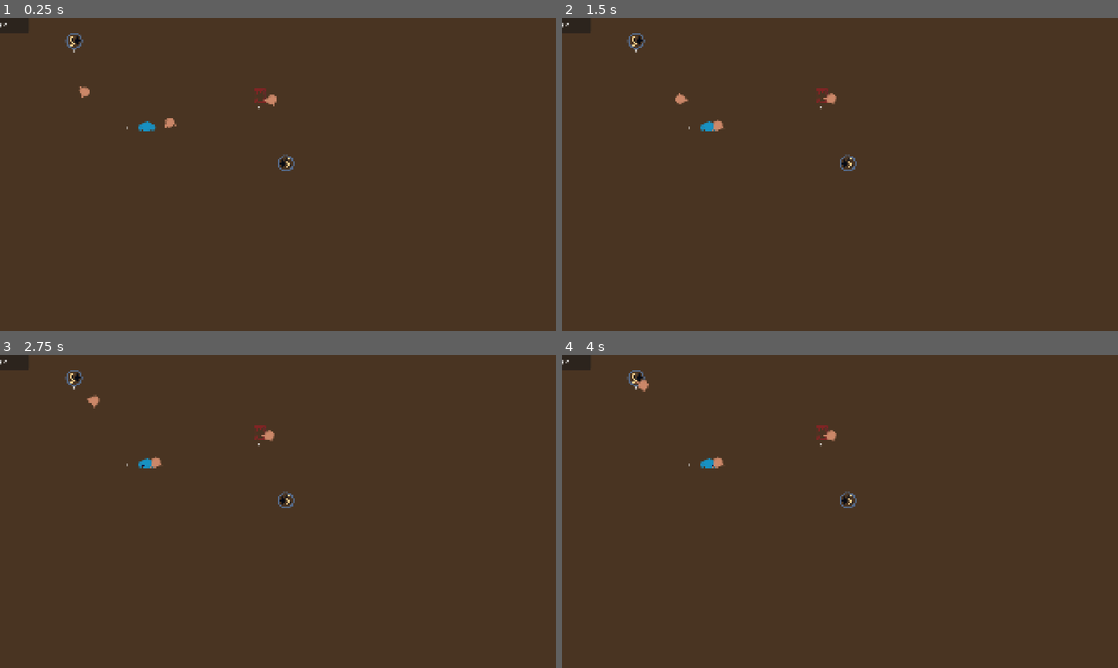
Above: before the commit, frames 1-4 (two rows, left to right).
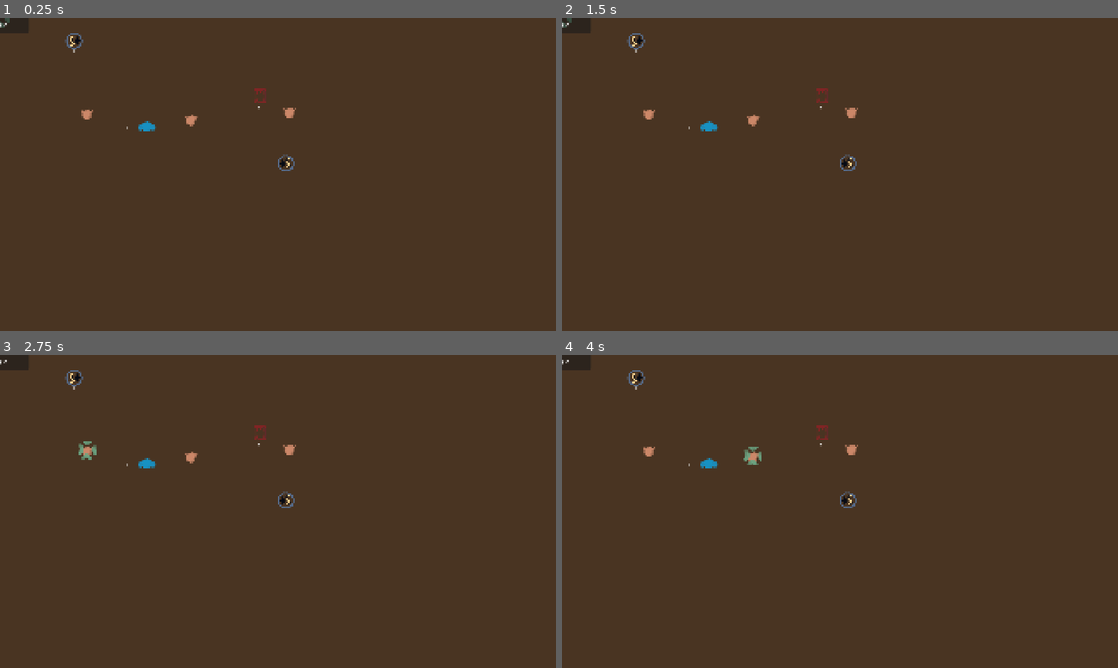
Above: after the commit, the same moments.

Repository: gp-it-be/chory
Game: Godot game, scene res://main/game.tscn
Two runs of this game, one before a commit and one after it. Both use one fixed random seed, a clock stepped at 60 frames per second and the inputs below.
Inputs (mouse positions are in pixels of both pictures, inside the frame that each line leads up to):
- Up to frame 1 (0.25 s): no input
- Up to frame 2 (1.5 s): move the mouse to (962, 158) at 0.52 s; hold C (abort_worker_task, bound only after the commit) 0.53-1.25 s; click (962, 158) at 0.8 s; drag from (728, 190) to (812, 237) at 1.27 s
- Up to frame 3 (2.75 s): move the mouse to (333, 442) at 2.02 s; hold Tab (select_next_worker, bound only after the commit) from 2.03 s (still down); click (333, 442) at 2.17 s; tap C (abort_worker_task, bound only after the commit) at 2.3 s
- Up to frame 4 (4 s): release Tab (select_next_worker, bound only after the commit) at 2.75 s; drag from (812, 574) to (673, 464) at 2.77 s; tap Enter at 3.5 s; move the mouse to (1006, 558) at 3.52 s; press the mouse at (1006, 558) at 3.53 s; tap Tab (select_next_worker, bound only after the commit) at 3.8 s

The runs differ from the first frame. In frame 1, 0.3% of the frame differs, in the area x 0-54%, y 0-36%; in frame 2, 0.3%; in frame 3, 0.4%; in frame 4, 0.4%, in the area x 13-54%, y 8-37%.
Error after the commit: Invalid call. Nonexistent function 'abort_task' in base 'Nil'. (res://workers.gd:26)

Commit message:
assiging tasks

Diff:
--- a/factory.gd
+++ b/factory.gd
@@ -10,8 +10,17 @@
 @onready var sale_point: SalePoint = $SalePoint
 @onready var buypoint: BuyPoint = $Buypoint
 
+@onready var controller: FactoryController = $Controller
 
 func _ready() -> void:
-	human.give_task(buypoint.as_provider(), processor.as_sink(), buypoint.as_position(), processor.as_position())
-	human2.give_task(processor.as_provider(), bin3.as_sink(), processor.as_position(), bin3.as_position())
-	human3.give_task(bin3.as_provider(), sale_point.as_sink(), bin3.as_position(), sale_point.as_position())
+	controller.task_execution_requested.connect(_give_task_to_worker)
+
+	#human.give_task(buypoint.as_provider(), processor.as_sink(), buypoint.as_position(), processor.as_position())
+	#human2.give_task(processor.as_provider(), bin3.as_sink(), processor.as_position(), bin3.as_position())
+	#human3.give_task(bin3.as_provider(), sale_point.as_sink(), bin3.as_position(), sale_point.as_position())
+
+func _give_task_to_worker(task: Human.MoveTask):
+	for human : Human in [human, human2, human3]:
+		if human._accepting_tasks():
+			human.give_task(task)
+			return
--- a/factory.tscn
+++ b/factory.tscn
@@ -6,6 +6,9 @@
 [ext_resource type="PackedScene" uid="uid://be0fwocc67ek1" path="res://machines/processor/processor.tscn" id="2_y1mhp"]
 [ext_resource type="PackedScene" uid="uid://c6wc31vacw71o" path="res://items/containers/buypoint/buypoint.tscn" id="3_br4io"]
 [ext_resource type="PackedScene" uid="uid://c3nei1h8al2ba" path="res://workers/human/human.tscn" id="3_y1mhp"]
+[ext_resource type="Script" uid="uid://dr7g0gkj3jhdt" path="res://workers.gd" id="6_h5ffw"]
+[ext_resource type="Texture2D" uid="uid://du72lytjcqdl7" path="res://selection.png" id="7_5iljq"]
+[ext_resource type="Script" uid="uid://ds8kjgnnpvxnm" path="res://factory_controller.gd" id="9_nb4f5"]
 
 [node name="Factory" type="Node2D" unique_id=329804466]
 script = ExtResource("1_qjjrk")
@@ -19,6 +22,12 @@
 size_flags_horizontal = 0
 mouse_filter = 1
 color = Color(0.28494582, 0.2046169, 0.1330407, 1)
+
+[node name="Controller" type="Node2D" parent="." unique_id=1605500241]
+script = ExtResource("9_nb4f5")
+
+[node name="TaskLine" type="Line2D" parent="Controller" unique_id=1036842692]
+position = Vector2(-1, 0)
 
 [node name="SalePoint" parent="." unique_id=903017345 instance=ExtResource("2_br4io")]
 position = Vector2(986, 498)
@@ -35,6 +44,12 @@
 position = Vector2(901, 267)
 
 [node name="Workers" type="Node2D" parent="." unique_id=1776649459]
+script = ExtResource("6_h5ffw")
+
+[node name="Selection" type="Node2D" parent="Workers" unique_id=76209110]
+
+[node name="Selection2" type="Sprite2D" parent="Workers/Selection" unique_id=1693518090]
+texture = ExtResource("7_5iljq")
 
 [node name="Human" parent="Workers" unique_id=1770626819 instance=ExtResource("3_y1mhp")]
 position = Vector2(301, 328)
--- /dev/null
+++ b/factory_controller.gd
@@ -0,0 +1,97 @@
+class_name FactoryController extends Node2D
+
+signal task_execution_requested(task: Human.MoveTask)
+@onready var task_line: Line2D = $TaskLine
+static var _instance : FactoryController
+var _containers : Array = []
+
+func _ready():
+	_instance = self
+	print(null != null)
+
+var _dragging := false
+var _start_container:
+	set(value):
+		if _start_container != value: _start_container_updating(_start_container, value)
+		_start_container = value
+
+var _end_location:#:Vector2?
+	set(value):
+		_end_location_updating(value)
+		_end_location = value
+
+var _end_container:
+	set(value):
+		#print(_end_container,"and",  value, " are equal? ", _end_container != value)
+		if _end_container != value: _end_container_updating(_end_container, value)
+		_end_container = value
+
+func _unhandled_input(event: InputEvent) -> void:
+	if event is InputEventMouse and event.is_action_pressed("click"):
+		_start_container = _find_nearby(event.global_position)
+		_dragging = _start_container != null
+		_end_location = null
+		_end_container = null
+
+	if event.is_action_released("click"):
+		_dragging = false
+		if _start_container and _end_container:
+			assert(_start_container.has_method("as_provider") and _end_container.has_method("as_sink"), "Should probably keep containers in 2 lists and only allow starting from providers")
+			task_execution_requested.emit(
+				Human.MoveTask.new(_start_container.as_provider(), _end_container.as_sink(), _start_container.as_position(), _end_container.as_position())
+			)
+		_start_container = null
+		_end_location = null
+		_end_container = null
+
+	if _dragging and event is InputEventMouseMotion:
+		_end_container = _find_nearby(event.global_position)
+		if _end_container:
+			_end_location = _end_container.global_position
+		else:
+			_end_location = event.global_position
+
+	#_update_ui()
+
+func _start_container_updating(previous, new):
+	if previous:
+		pass
+		#print("TODO unselect start")
+	if new:
+		pass
+		#print("TODO select start")
+
+func _end_container_updating(previous, new):
+	if previous:
+		pass
+		#print("TODO unselect end ")
+	if new:
+		pass
+		#print("TODO select end ", new)
+
+func _end_location_updating(new):
+	if new:
+		assert(_start_container != null)
+		var from = _start_container.global_position
+		var to = new
+		_update_line(from, to)
+	else:
+		_clear_line()
+
+func _clear_line():
+	task_line.clear_points()
+
+func _update_line(from: Vector2, to: Vector2):
+	task_line.clear_points()
+	task_line.add_point(from)
+	task_line.add_point(to)
+
+static func register_container(object):
+	_instance._containers.append(object)
+
+
+func _find_nearby(global_pos: Vector2):
+	for container in _containers:
+		if container.global_position.distance_squared_to(global_pos) < 1000:
+			return container
+	return null
--- a/items/containers/bin/bin.gd
+++ b/items/containers/bin/bin.gd
@@ -13,6 +13,7 @@
 		$Debug.text = str(value)
 		)
 	_stock.add(start_count, _item_type)
+	FactoryController.register_container(self)
 
 func as_provider():
 	return ItemProvider.wrap(_stock)
--- a/items/containers/buypoint/buypoint.gd
+++ b/items/containers/buypoint/buypoint.gd
@@ -12,6 +12,7 @@
 	if event is InputEventMouseButton and event.is_pressed():
 		if event.button_index == MouseButton.MOUSE_BUTTON_LEFT:
 			if event.global_position.distance_squared_to(global_position) < 1000:
+				get_viewport().set_input_as_handled()
 				$UI.show()
 
 func _ready() -> void:
@@ -22,6 +23,7 @@
 	_update_debug()
 	$UI.buy_requested.connect(buy)
 	_stock.add(1, Items.ItemType.FOO)
+	FactoryController.register_container(self)
 
 func buy():
 	##TODO de-prototype
--- a/items/containers/salepoint/salepoint.gd
+++ b/items/containers/salepoint/salepoint.gd
@@ -4,6 +4,7 @@
 var _sink = ItemSink.wrap(self)
 
 func _ready() -> void:
+	FactoryController.register_container(self)
 	pass
 
 func as_sink():
--- a/machines/processor/processor.gd
+++ b/machines/processor/processor.gd
@@ -41,6 +41,7 @@
 	update_debug()
 	_input_pile.stock_changed.connect(func(_a): update_debug())
 	_output_pile.stock_changed.connect(func(_a): update_debug())
+	FactoryController.register_container(self)
 
 #For the outside world, the input of the processor is where they can output the ingredients
 func as_sink():
--- a/project.godot
+++ b/project.godot
@@ -27,6 +27,24 @@
 window/size/initial_position=Vector2i(0, 4000)
 window/stretch/mode="canvas_items"
 
+[input]
+
+select_next_worker={
+"deadzone": 0.2,
+"events": [Object(InputEventKey,"resource_local_to_scene":false,"resource_name":"","device":-1,"window_id":0,"alt_pressed":false,"shift_pressed":false,"ctrl_pressed":false,"meta_pressed":false,"pressed":false,"keycode":0,"physical_keycode":4194306,"key_label":0,"unicode":0,"location":0,"echo":false,"script":null)
+]
+}
+abort_worker_task={
+"deadzone": 0.2,
+"events": [Object(InputEventKey,"resource_local_to_scene":false,"resource_name":"","device":-1,"window_id":0,"alt_pressed":false,"shift_pressed":false,"ctrl_pressed":false,"meta_pressed":false,"pressed":false,"keycode":0,"physical_keycode":67,"key_label":0,"unicode":99,"location":0,"echo":false,"script":null)
+]
+}
+click={
+"deadzone": 0.2,
+"events": [Object(InputEventMouseButton,"resource_local_to_scene":false,"resource_name":"","device":-1,"window_id":0,"alt_pressed":false,"shift_pressed":false,"ctrl_pressed":false,"meta_pressed":false,"button_mask":1,"position":Vector2(293, 29),"global_position":Vector2(312, 125),"factor":1.0,"button_index":1,"canceled":false,"pressed":true,"double_click":false,"script":null)
+]
+}
+
 [physics]
 
 3d/physics_engine="Jolt Physics"
--- /dev/null
+++ b/workers.gd
@@ -0,0 +1,26 @@
+class_name Workers extends Node2D
+
+
+var _workers: Array[Human]
+
+var _selected_worker_index := -1
+var _selected_worker = null
+
+@onready var selection_marker: Node2D = $Selection
+
+
+func _ready() -> void:
+	_workers.append($Human)
+	_workers.append($Human2)
+	_workers.append($Human3)
+
+##TODO dit is nogal prototyperig. Ergens globaler de input regelen?
+func _unhandled_input(event: InputEvent) -> void:
+	if event.is_action_pressed("select_next_worker"):
+		if _selected_worker:
+			selection_marker = _selected_worker.get_node("Selection")
+		_selected_worker_index = wrapi(_selected_worker_index +1, 0, _workers.size())
+		_selected_worker = _workers[_selected_worker_index]
+		selection_marker.reparent(_selected_worker,false)
+	if event.is_action_pressed("abort_worker_task"):
+		_selected_worker.abort_task()
--- a/workers/human/human.gd
+++ b/workers/human/human.gd
@@ -12,9 +12,14 @@
 
 #Not satisfied with ItemProvider and GlobalPosition being passed seperatly
 #Hoping I'll discover a way to improve this
-func give_task(from : ItemProvider, to:ItemSink, from_position: GlobalPosition, to_position: GlobalPosition ):
-	var task = MoveTask.new(from, to, from_position, to_position)
+func give_task(task: MoveTask):
 	_state.give_task(task)
+
+func _accepting_tasks()-> bool:
+	return _state._accepting_tasks()
+
+func abort_task():
+	_state.abort_task()
 
 func _process(delta: float) -> void:
 	_state.__process(delta)
--- a/workers/human/human_state.gd
+++ b/workers/human/human_state.gd
@@ -7,3 +7,9 @@
 
 func __process(delta:float):
 	pass
+
+func abort_task():
+	pass
+
+func _accepting_tasks()-> bool:
+	return false
--- a/workers/human/idle.gd
+++ b/workers/human/idle.gd
@@ -5,3 +5,7 @@
 
 func give_task(task :Human.MoveTask):
 	human.transition_to_working(task)
+
+
+func _accepting_tasks()-> bool:
+	return true
--- a/workers/human/working.gd
+++ b/workers/human/working.gd
@@ -1,5 +1,6 @@
 class_name WorkingState extends HumanState
 
+var _aborted := false
 var _steps: Array[Step]
 var _current_step : Step
 var _current_step_index: int:
@@ -9,7 +10,12 @@
 
 var _current_step_paused := false #The current step is paused, and it will set this flag to false when unpaused by itself
 
+func abort_task():
+	_aborted = true
+	human.transition_to_idle()
+
 func work(task: Human.MoveTask):
+	_aborted = false
 	_steps = [
 		Step.GoTo.new(task.from_position),
 		Step.Pickup.new(task.from),
@@ -20,7 +26,7 @@
 
 
 func __process(delta: float):
-	if _current_step_paused: return
+	if _aborted or _current_step_paused: return
 
 	if await process_finishes_current_step(delta):
 		_current_step_index = wrapi(_current_step_index +1, 0, _steps.size())
@@ -42,6 +48,9 @@
 		if not picked_up:
 			_current_step_paused = true
 			await step.from.wait_for_at_least_items_available(1)
+			##TODO verify the current step is still the same (maybe some GUID?)
+			#during wait this could have been aborted and then given a new state
+			#ORR: recreate state node?
 			_current_step_paused = false
 		return picked_up
 
Not shown, added: factory_controller.gd.uid
Binary file added: selection.png
Not shown, added: selection.png.import
Not shown, added: workers.gd.uid
Not shown, added: selection.png~
